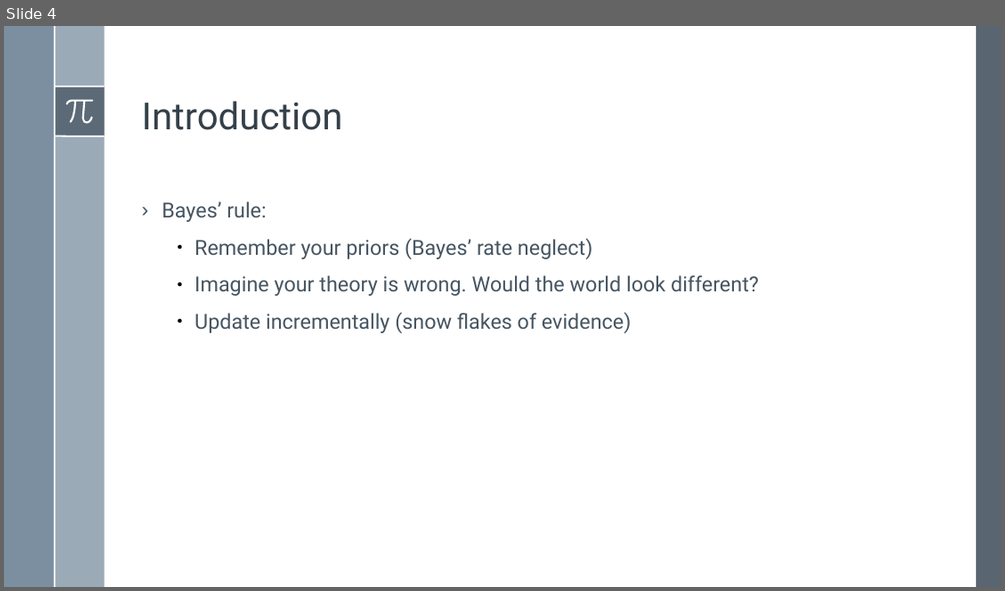
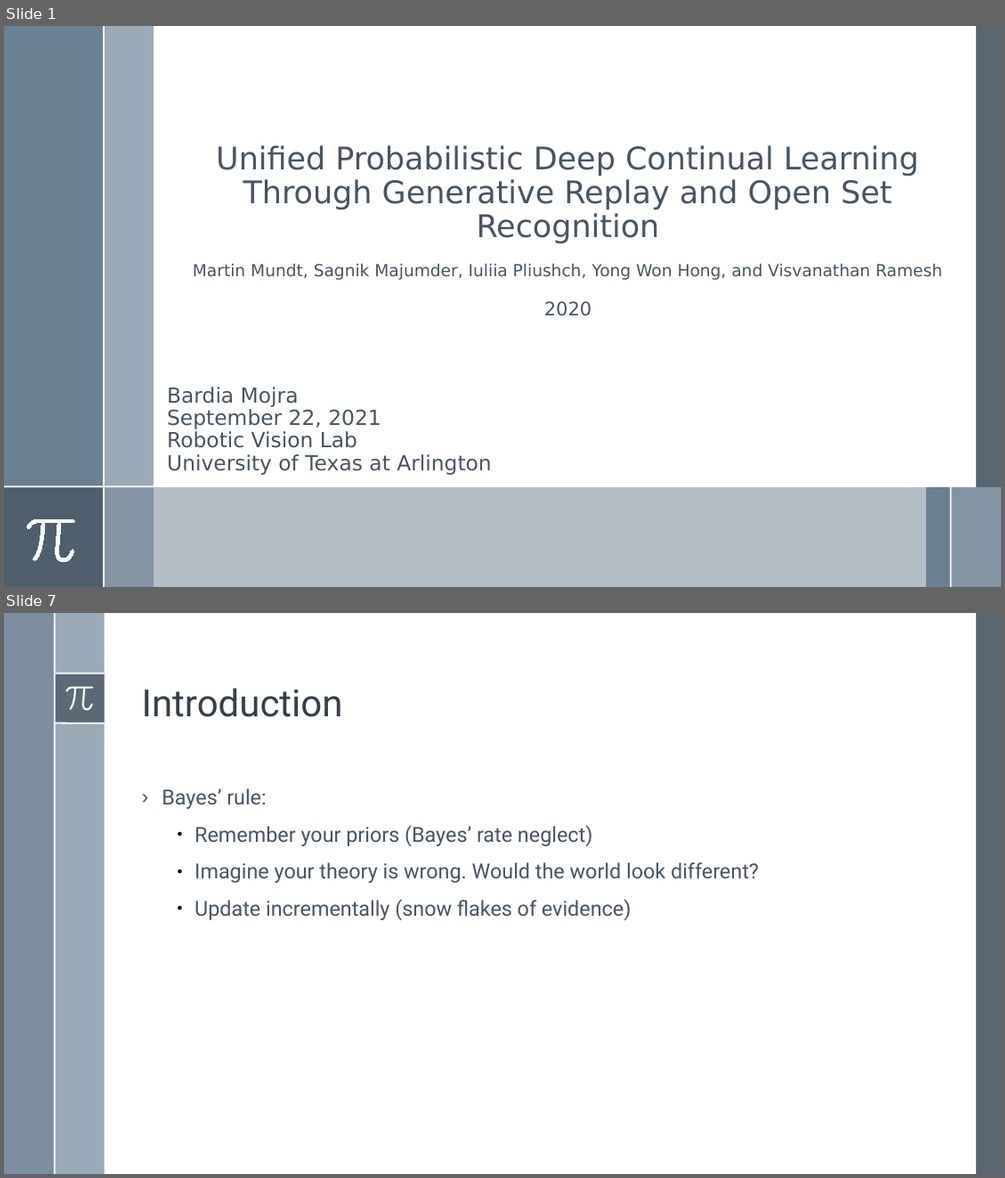
Before and after one commit to BardiaMojra/presentations, a slide deck: unified_probabilistic_deep_continual_learning_through_generative_replay_and_open_set_recognition/presentation.odp. Shown one above the other, each under a label of ours: slide 4 before the commit, slides 1 and 7 after it; the slides between them are not shown. The pictures are 1005x591 and 1005x1178 pixels, drawn with LibreOffice and Linux fonts; fonts in the diff are those of the drawing. Boxes give left, top, right and bottom in pixels: in the first picture for what was removed or moved away, otherwise in the second. Text is boxed around its words. In the diff, an @@ line names an element or a change of style, - is before the commit and + after.

```diff
--- a/unified_probabilistic_deep_continual_learning_through_generative_replay_and_open_set_recognition/presentation.odp
+++ b/unified_probabilistic_deep_continual_learning_through_generative_replay_and_open_set_recognition/presentation.odp
@@ slide 1 added at [4,26,1001,587], background #FFFFFF; not listed: 7 template elements that a slide beside it also shows @@
@@ rectangle added at [4,26,104,587], fill #6A8093 @@
@@ rectangle added at [104,26,154,587], fill #9BAAB7 @@
@@ line added from (104, 26) to (104, 587), #FFFFFF 1.5 pt @@
@@ text added at [193,145,942,316], 30 pt, text #465562 @@
+Unified Probabilistic Deep Continual Learning
+Through Generative Replay and Open Set Recognition
+Martin Mundt, Sagnik Majumder, Iuliia Pliushch, Yong Won Hong, and Visvanathan Ramesh
+2020
@@ text added at [167,386,491,475], 20 pt, text #465562 @@
+Bardia Mojra
+September 22, 2021
+Robotic Vision Lab
+University of Texas at Arlington
@@ rectangle added at [4,487,1001,587], fill #6A8093 at 51% opacity @@
@@ rectangle added at [4,487,104,587], fill #475562 at 75% opacity @@
@@ line added from (4, 487) to (154, 487), #FFFFFF 1.5 pt @@
@@ rectangle added at [926,487,951,587], fill #6A8093 @@
@@ rectangle added at [951,487,1001,587], fill #9BAAB7 @@
@@ line added from (951, 487) to (951, 587), #FFFFFF 1.5 pt @@
@@ freeform shape added at [26,520,75,562], fill #FFFFFF, outline #FFFFFF 0 pt @@
@@ what was slide 4 is now slide 7 @@
```
Also in this commit, not shown: 1 slide changed, 4 other slides added, 2 slides removed, 4 other files.
